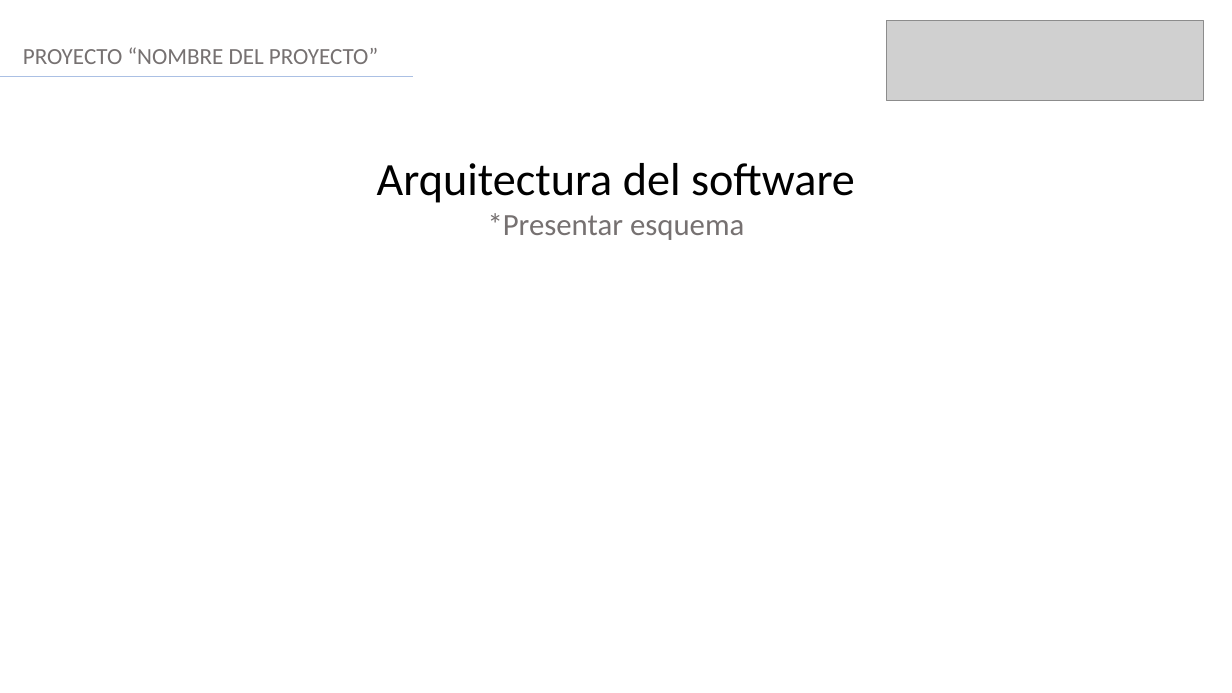
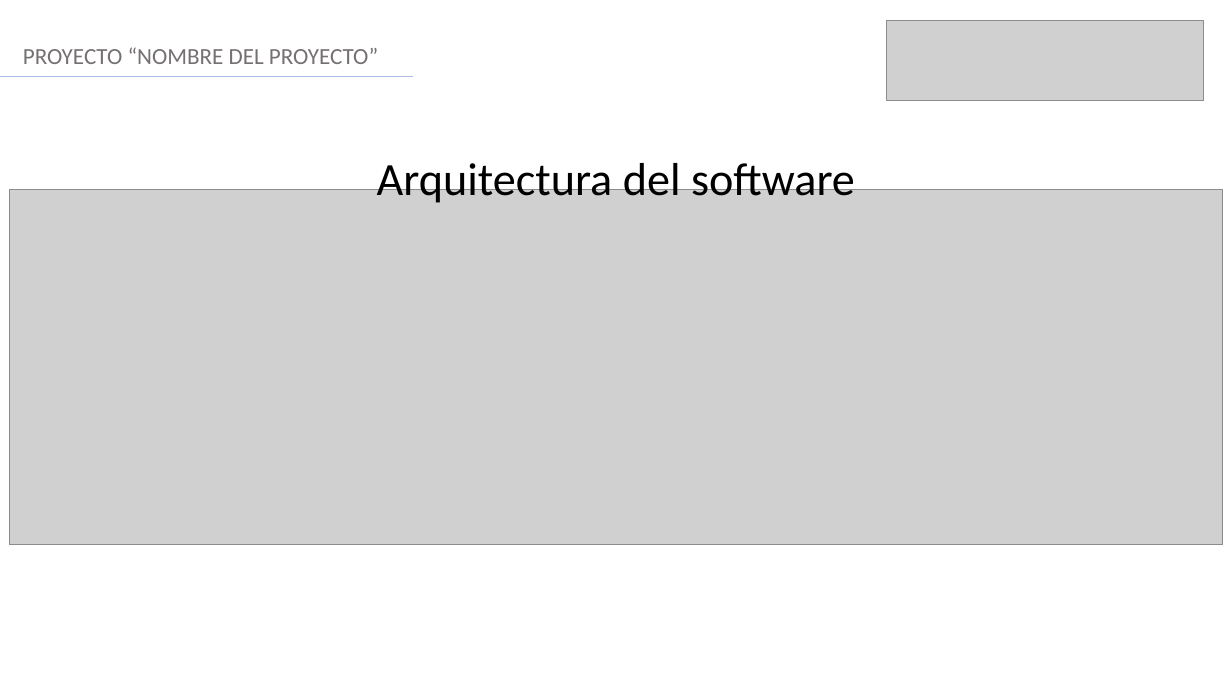
Before and after one commit to FelixCifuentesCid/Grupo14, a slide deck: slide 8 of Fase 2/Evidencias Proyecto/Presentación Proyecto.pptx. Drawn at 1232x693 pixels with LibreOffice and Linux fonts; fonts in the diff are those of the drawing; grey boxes stand for pictures. Boxes give left, top, right and bottom in pixels: in the first picture for what was removed or moved away, otherwise in the second. Text is boxed around its words. In the diff, an @@ line names an element or a change of style, - is before the commit and + after.

```diff
--- a/Fase 2/Evidencias Proyecto/Presentación Proyecto.pptx
+++ b/Fase 2/Evidencias Proyecto/Presentación Proyecto.pptx
@@ picture added at [9,189,1224,544] @@
@@ text at [488,213,744,240]: paragraph removed @@
-*Presentar esquema
```
Also in this commit, not shown: 7 other slides changed, 2 slides added, 2 slides removed, 11 other files.
